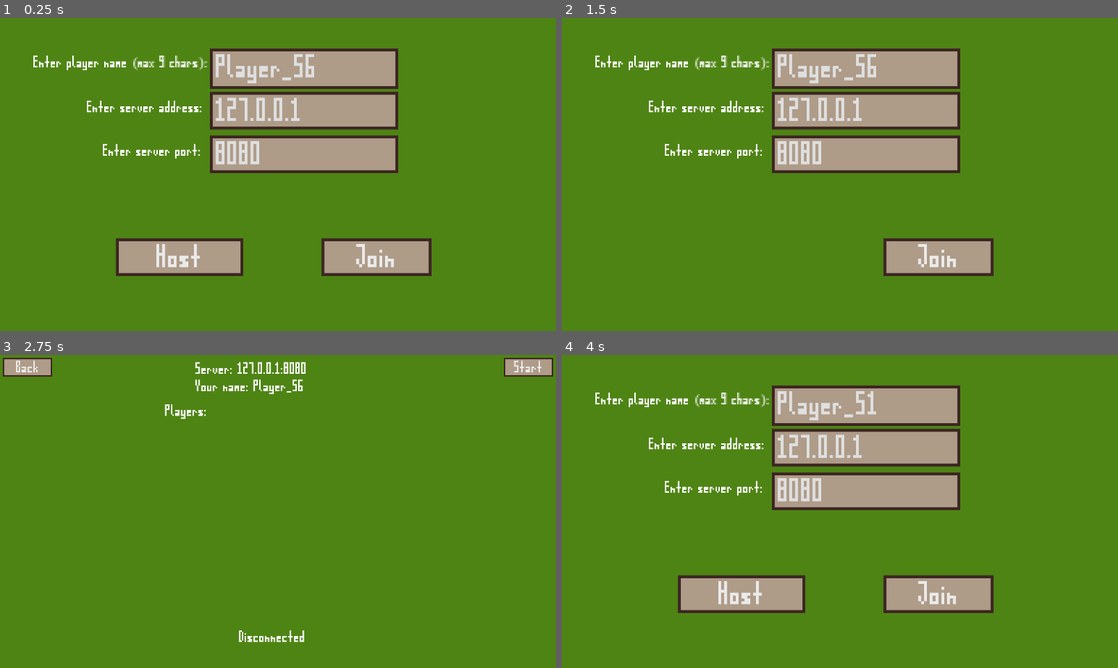
Above: before the commit, frames 1-4 (two rows, left to right).
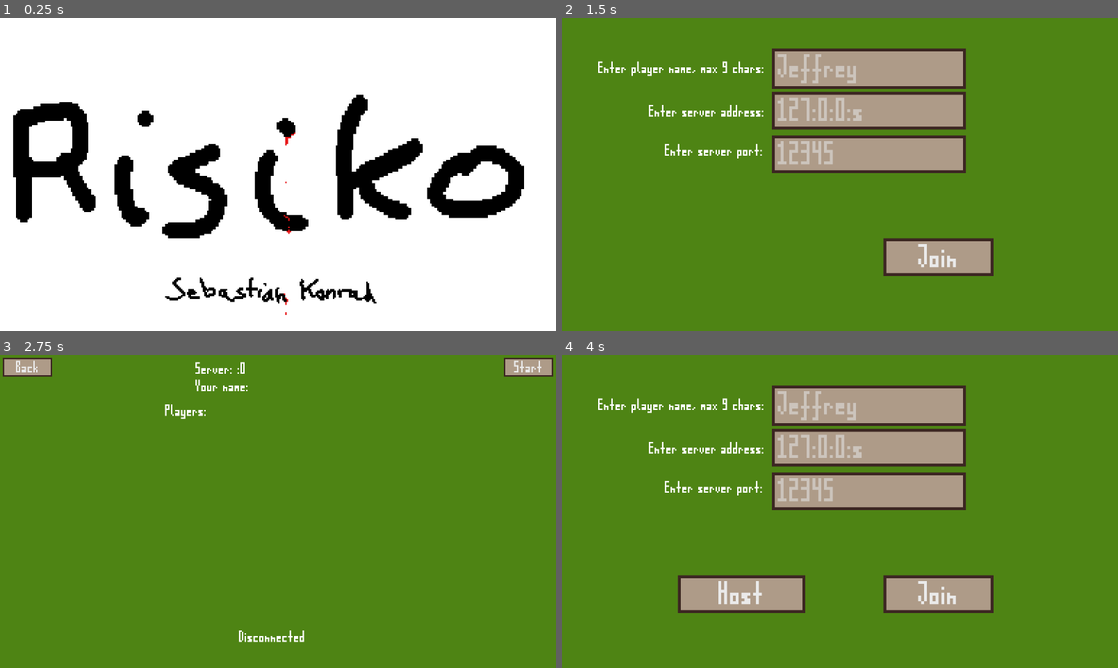
Above: after the commit, the same moments.

Repository: johann-0/Risiko
Game: Godot game, scene res://Scenes/opener.tscn
The game is run twice, just before and just after one commit, with the same random seed, the same clock (stepped at 60 frames per second) and the same inputs. Before the commit the project starts from res://Scenes/main_menu.tscn.
Inputs (mouse positions are in pixels of both pictures, inside the frame that each line leads up to):
- Up to frame 1 (0.25 s): no input
- Up to frame 2 (1.5 s): tap Enter (endTurn) at 0.5 s; move the mouse to (962, 158) at 0.52 s; hold D (pan_right) 0.53-1.25 s; hold Space (attack) 0.53-1.25 s; click (962, 158) at 0.67 s; click "Host" at 1.25 s
- Up to frame 3 (2.75 s): click "Join" at 2 s
- Up to frame 4 (4 s): click "Back" at 2.75 s; tap Space (attack) at 3.5 s; move the mouse to (728, 527) at 3.52 s; hold C (down) from 3.53 s (still down); tap Enter (endTurn) at 3.6 s

The runs differ from the first frame. In frame 1, 99% of the frame differs, in the area x 0-100%, y 0-100%; in frame 2, 3.2%; in frame 3, 0.4%; in frame 4, 3.2%.

Commit message:
version alpha

Diff:
--- a/Risiko Game/Scenes/main_menu.tscn
+++ b/Risiko Game/Scenes/main_menu.tscn
@@ -43,7 +43,7 @@
 layout_mode = 0
 offset_left = 145.0
 offset_top = 21.0
-offset_right = 210.0
+offset_right = 212.0
 offset_bottom = 35.0
 scale = Vector2(2, 2)
 theme = ExtResource("2_8jt8f")
@@ -54,7 +54,7 @@
 layout_mode = 0
 offset_left = 145.0
 offset_top = 51.0
-offset_right = 210.0
+offset_right = 212.0
 offset_bottom = 64.0
 scale = Vector2(2, 2)
 theme = ExtResource("2_8jt8f")
@@ -64,7 +64,7 @@
 layout_mode = 0
 offset_left = 145.0
 offset_top = 81.0
-offset_right = 210.0
+offset_right = 212.0
 offset_bottom = 94.0
 scale = Vector2(2, 2)
 theme = ExtResource("2_8jt8f")
@@ -72,19 +72,19 @@
 
 [node name="EnterPlayerName" type="Label" parent="."]
 layout_mode = 0
-offset_left = 22.6667
-offset_top = 26.3333
-offset_right = 144.667
-offset_bottom = 40.3333
+offset_left = 25.3333
+offset_top = 29.6667
+offset_right = 143.333
+offset_bottom = 39.6667
 theme = ExtResource("2_8jt8f")
-text = "Enter player name (max 9 chars): "
+text = "Enter player name, max 9 chars: "
 
 [node name="EnterServerAddress" type="Label" parent="."]
 layout_mode = 0
-offset_left = 60.3333
-offset_top = 57.0
-offset_right = 140.333
-offset_bottom = 67.0
+offset_left = 60.0
+offset_top = 59.6667
+offset_right = 140.0
+offset_bottom = 69.6667
 theme = ExtResource("2_8jt8f")
 text = "Enter server address:"
 
--- a/Risiko Game/Scenes/player_ui.tscn
+++ b/Risiko Game/Scenes/player_ui.tscn
@@ -8,7 +8,7 @@
 anchors_preset = 15
 anchor_right = 1.0
 anchor_bottom = 1.0
-offset_right = -1087.0
+offset_right = -1101.0
 offset_bottom = -634.0
 grow_horizontal = 2
 grow_vertical = 2
@@ -17,7 +17,7 @@
 
 [node name="Background" type="ColorRect" parent="."]
 layout_mode = 0
-offset_right = 65.0
+offset_right = 51.0
 offset_bottom = 14.0
 mouse_filter = 2
 color = Color(0, 0, 0, 1)
@@ -26,10 +26,10 @@
 layout_mode = 0
 offset_left = 15.0
 offset_top = 3.0
-offset_right = 63.0
+offset_right = 50.0
 offset_bottom = 13.0
 theme = ExtResource("2_xu774")
-text = "00: Player_99"
+text = "Player_99"
 
 [node name="Color" type="ColorRect" parent="."]
 layout_mode = 0
--- a/Risiko Game/Scenes/ui.tscn
+++ b/Risiko Game/Scenes/ui.tscn
@@ -160,7 +160,7 @@
 [node name="Players" type="Control" parent="Screen"]
 anchors_preset = 0
 offset_top = 14.0
-offset_right = 65.0
+offset_right = 54.0
 offset_bottom = 70.0
 mouse_filter = 2
 
--- a/Risiko Game/Scripts/main_menu.gd
+++ b/Risiko Game/Scripts/main_menu.gd
@@ -4,14 +4,15 @@
 	$Join.connect("pressed", Callable(self, "_on_join_pressed"))
 	$Host.connect("pressed", Callable(self, "_on_host_pressed"))
 
-	var defPlayer = GameData.Player.DEFAULT_PLAYER()
-	var defServerName = GameData.ServerName.DEFAULT_SERVER_NAME()
+	if GameData.DEBUG_MODE == true:
+		var defPlayer = GameData.Player.DEFAULT_PLAYER()
+		var defServerName = GameData.ServerName.DEFAULT_SERVER_NAME()
 
-	GameData.players[GameData.localPlayerIndex]._name = defPlayer._name
-	GameData.serverName = defServerName
-	$PlayerName.text = defPlayer._name
-	$ServerAddress.text = defServerName._address
-	$ServerPort.text = str(defServerName._port)
+		GameData.players[GameData.localPlayerIndex]._name = defPlayer._name
+		GameData.serverName = defServerName
+		$PlayerName.text = defPlayer._name
+		$ServerAddress.text = defServerName._address
+		$ServerPort.text = str(defServerName._port)
 
 	if GameData.DEBUG_MODE == true:
 		await get_tree().create_timer(0.3).timeout
--- a/Risiko Game/project.godot
+++ b/Risiko Game/project.godot
@@ -11,7 +11,7 @@
 [application]
 
 config/name="Risiko"
-run/main_scene="res://Scenes/main_menu.tscn"
+run/main_scene="res://Scenes/opener.tscn"
 config/features=PackedStringArray("4.2", "Forward Plus")
 config/icon="res://icon.svg"
 
@@ -62,42 +62,6 @@
 "events": []
 }
 ui_down={
-"deadzone": 0.5,
-"events": []
-}
-ui_page_up={
-"deadzone": 0.5,
-"events": []
-}
-ui_page_down={
-"deadzone": 0.5,
-"events": []
-}
-ui_home={
-"deadzone": 0.5,
-"events": []
-}
-ui_end={
-"deadzone": 0.5,
-"events": []
-}
-ui_cut={
-"deadzone": 0.5,
-"events": []
-}
-ui_copy={
-"deadzone": 0.5,
-"events": []
-}
-ui_paste={
-"deadzone": 0.5,
-"events": []
-}
-ui_undo={
-"deadzone": 0.5,
-"events": []
-}
-ui_redo={
 "deadzone": 0.5,
 "events": []
 }
